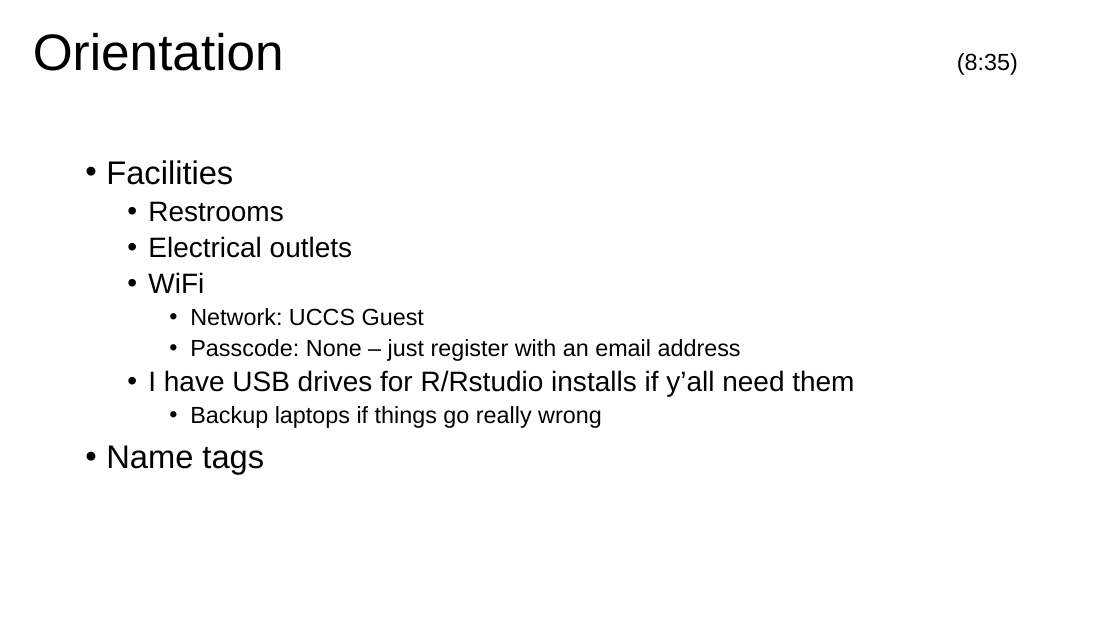
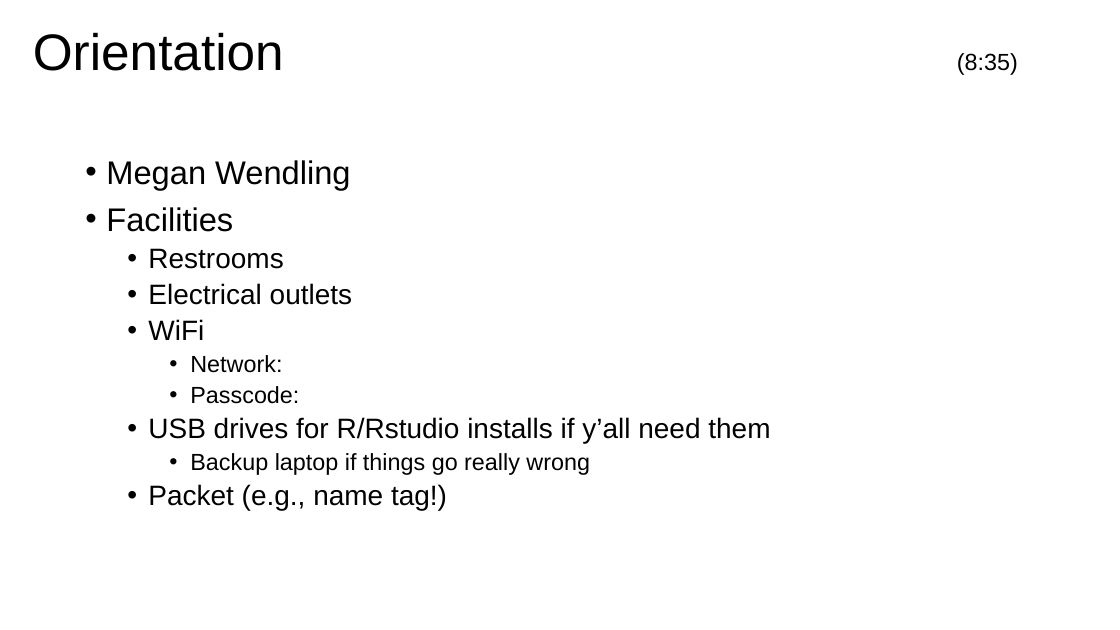
Before and after one commit to barneyricca/NDS_workshop, a slide deck: slide 4 of Slide Decks/Monday Morning.pptx. Drawn at 1120x630 pixels with LibreOffice and Linux fonts; fonts in the diff are those of the drawing; background and template pictures are left out. Boxes give left, top, right and bottom in pixels: in the first picture for what was removed or moved away, otherwise in the second. Text is boxed around its words. In the diff, an @@ line names an element or a change of style, - is before the commit and + after.

```diff
--- a/Slide Decks/Monday Morning.pptx
+++ b/Slide Decks/Monday Morning.pptx
@@ text at [106,160,350,190]: paragraph added @@
+• Megan Wendling
@@ text at [148,355,770,510]: text changed; size 20 to 24 pt @@
-    • Network: UCCS Guest
-    • Passcode: None – just register with an email address
-  • I have USB drives for R/Rstudio installs if y’all need them
-    • Backup laptops if things go really wrong
-• Name tags
+    • Network:
+    • Passcode:
+  • USB drives for R/Rstudio installs if y’all need them
+    • Backup laptop if things go really wrong
+  • Packet (e.g., name tag!)
```
Also in this commit, not shown: 13 other slides changed, 1 slide removed, 4 other files.
